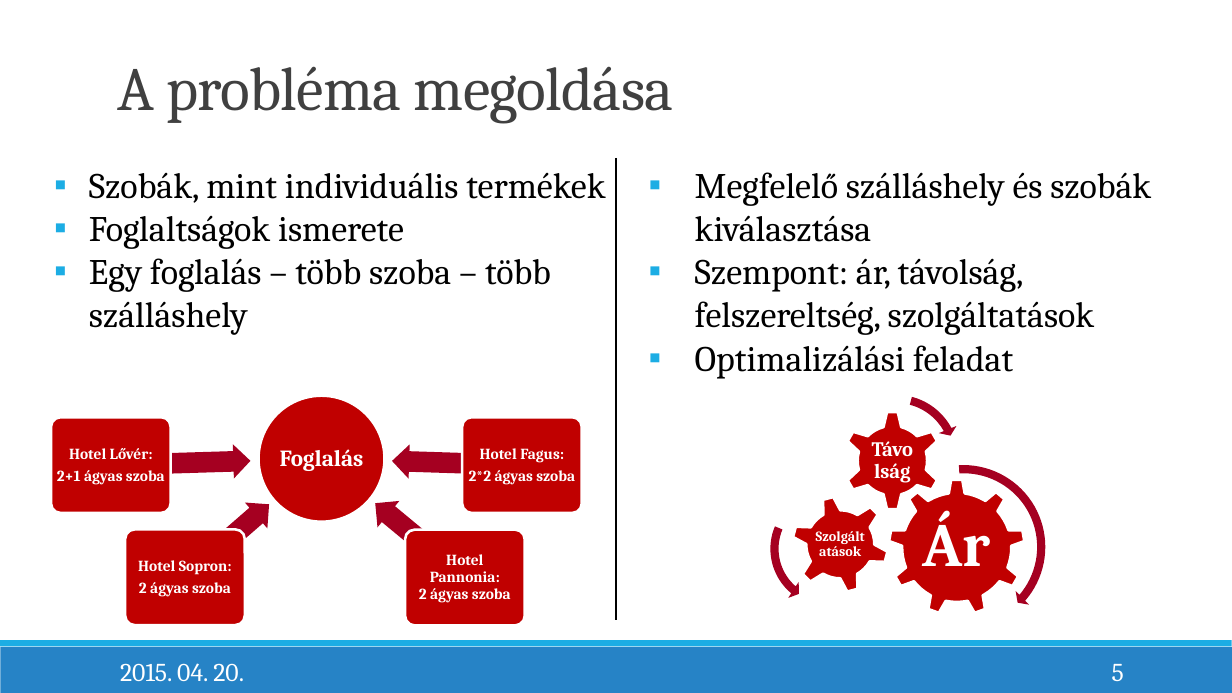
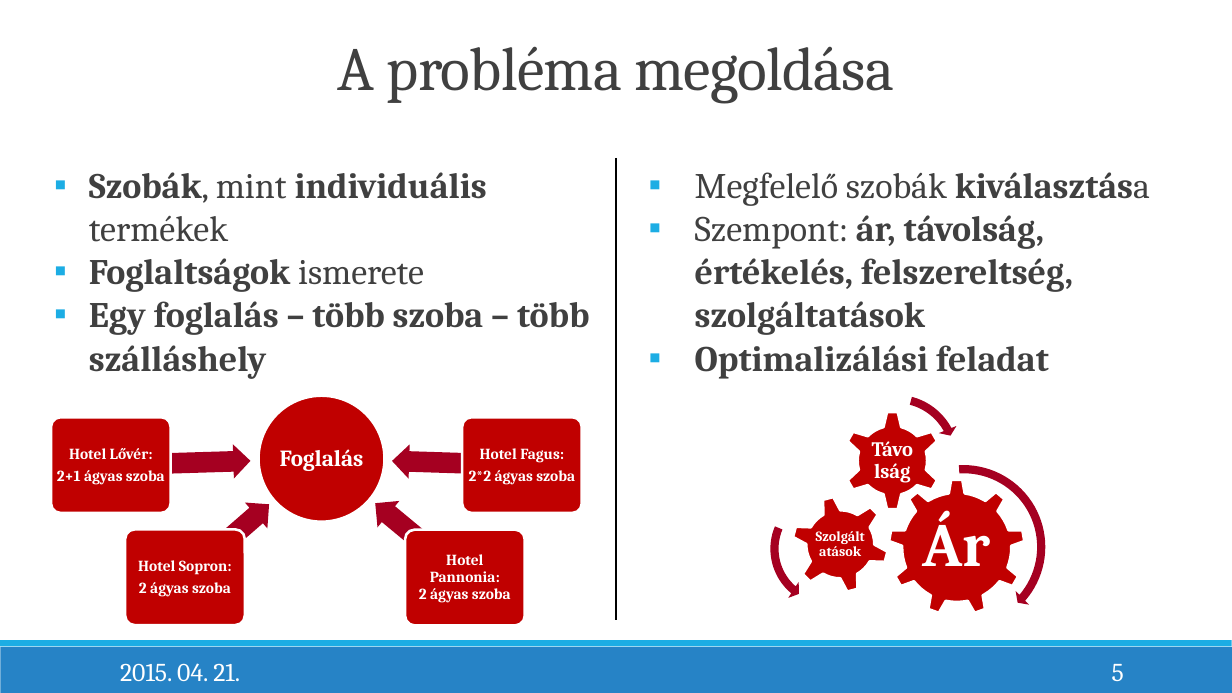
Before and after one commit to bearlysophisticated/thesis, a slide deck: slide 5 of Presentation/RozsenichBalázs_SzakdolgozatVédésPrezentáció.pptx. Drawn at 1232x693 pixels with LibreOffice and Linux fonts; fonts in the diff are those of the drawing. Boxes give left, top, right and bottom in pixels: in the first picture for what was removed or moved away, otherwise in the second. Text is boxed around its words. In the diff, an @@ line names an element or a change of style, - is before the commit and + after.

Commit message:
presentation and a lot of fixes

```diff
--- a/Presentation/RozsenichBalázs_SzakdolgozatVédésPrezentáció.pptx
+++ b/Presentation/RozsenichBalázs_SzakdolgozatVédésPrezentáció.pptx
@@ title "A probléma megoldása": place and size @@
-title "A probléma megoldása" at (117,66,674,123)
+title "A probléma megoldása" at (338,46,894,103)
@@ title "A probléma megoldása" at (338,46,894,103): alignment left to centre @@
@@ text "Szobák, mint individuális termékek" at (89,172,589,379): text colour #000000 to #404040; bold on in "Szobák, individuális", "Foglaltságok", "Egy foglalás – több szoba – több ..." @@
@@ text at (695,172,1150,335): text changed; text colour #000000 to #404040; bold on @@
-▪ Megfelelő szálláshely és szobák kiválasztása
-▪ Szempont: ár, távolság, felszereltség, szolgáltatások
+▪ Megfelelő szobák kiválasztása
+▪ Szempont: ár, távolság, értékelés, felszereltség, szolgáltatások
@@ text at (695,345,1049,379): text colour #000000 to #404040, bold on in "Optimalizálási feladat" @@
@@ text at (120,663,240,681): text changed @@
-2015. 04. 20.
+2015. 04. 21.
```
Also in this commit, not shown: 9 other slides changed, 2 slides added, 22 other files.
